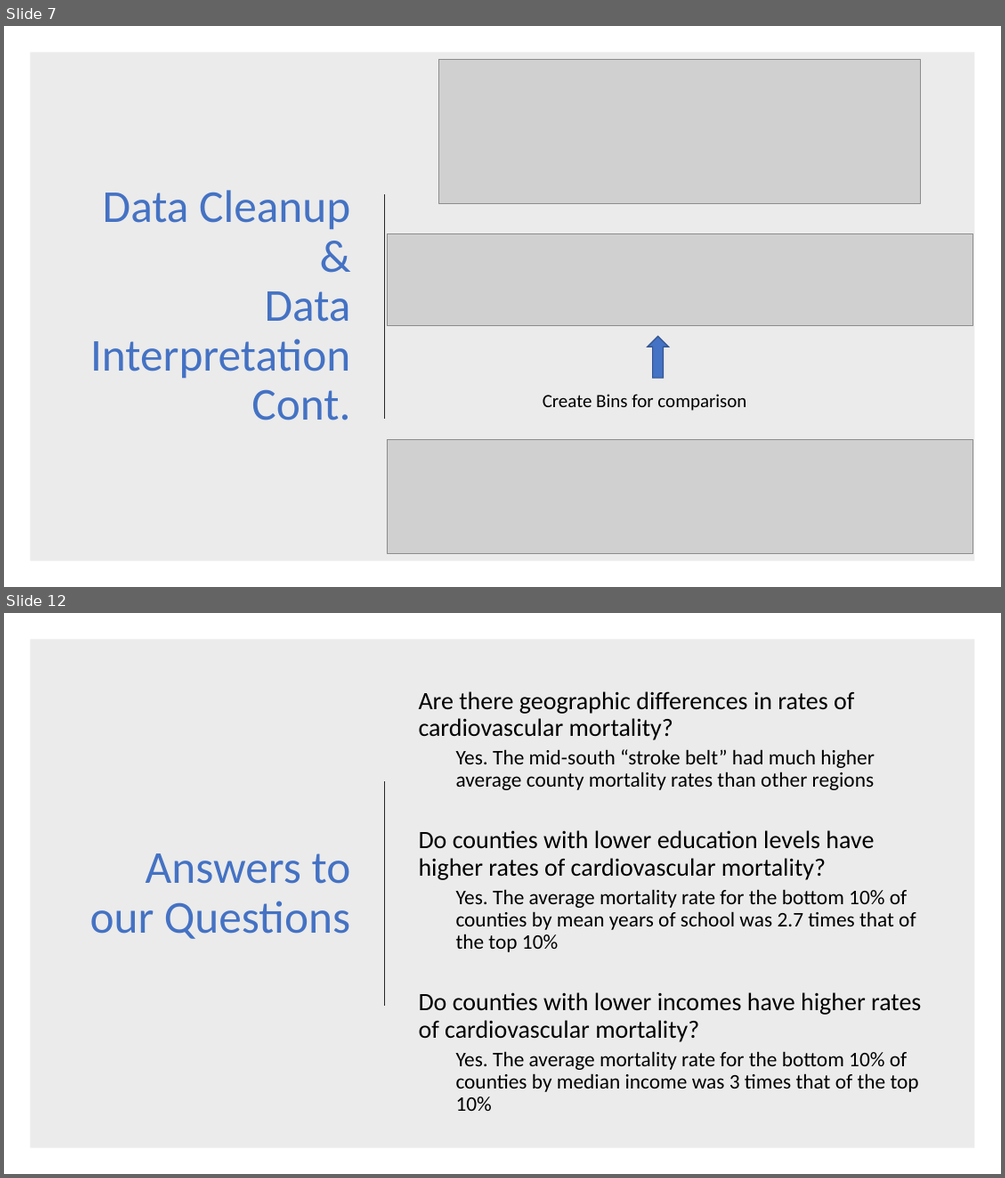
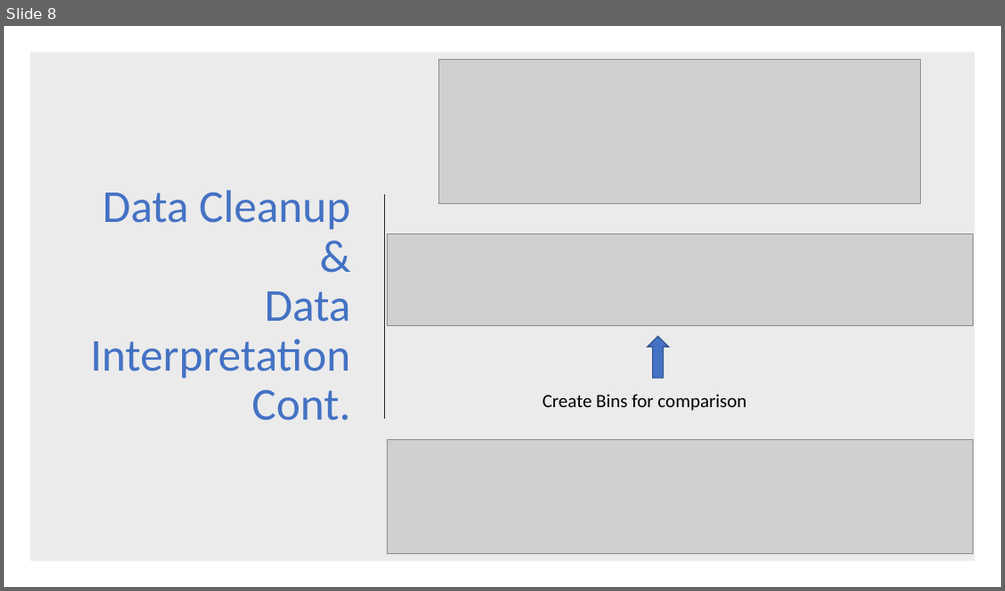
Before and after one commit to coreykretzmer9/CVD_Final_Project, a slide deck: First Project Data and Code/Cardiovascular Mortality Presentation CJK edits.pptx. Shown one above the other, each under a label of ours: slides 7 and 12 before the commit, slide 8 after it; the slides between them are not shown. The pictures are 1005x1178 and 1005x591 pixels, drawn with LibreOffice and Linux fonts; fonts in the diff are those of the drawing; grey boxes stand for pictures. Boxes give left, top, right and bottom in pixels: in the first picture for what was removed or moved away, otherwise in the second. Text is boxed around its words. In the diff, an @@ line names an element or a change of style, - is before the commit and + after.

```diff
--- a/First Project Data and Code/Cardiovascular Mortality Presentation CJK edits.pptx
+++ b/First Project Data and Code/Cardiovascular Mortality Presentation CJK edits.pptx
@@ slide 12 removed at (x1=4, y1=613, x2=1001, y2=1174), background #FFFFFF @@
@@ rectangle removed at (x1=30, y1=639, x2=975, y2=1148) @@
@@ text removed at (x1=419, y1=691, x2=921, y2=1111) @@
-Are there geographic differences in rates of cardiovascular mortality?
-  Yes. The mid-south “stroke belt” had much higher average county mortality rates than other regions
-Do counties with lower education levels have higher rates of cardiovascular mortality?
-  Yes. The average mortality rate for the bottom 10% of counties by mean years of school was 2.7 times that of the top 10%
-Do counties with lower incomes have higher rates of cardiovascular mortality?
-  Yes. The average mortality rate for the bottom 10% of counties by median income was 3 times that of the top 10%
@@ line removed from (385, 781) to (385, 1005) @@
@@ title removed at (x1=90, y1=853, x2=351, y2=939) @@
-Answers to our Questions
@@ what was slide 7 is now slide 8 @@
```
Also in this commit, not shown: 4 slides changed, 2 slides added, 6 other slides removed, 9 other files.
